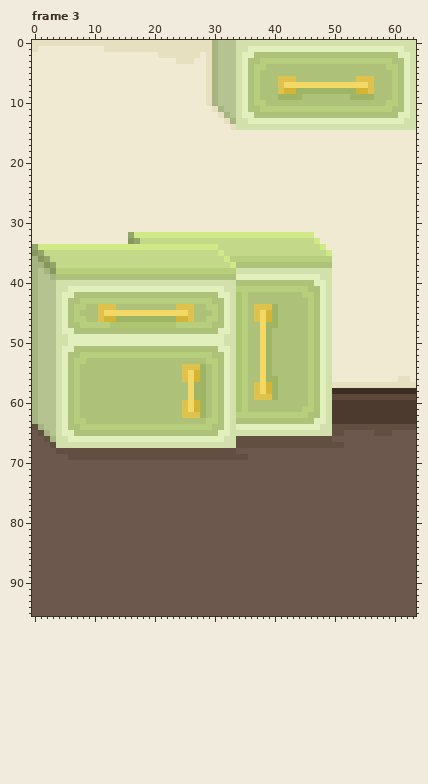
Two states of a pixel-art file, Ratones a los fogones/ASSETS/Aseprite_JER.aseprite. The picture above is the old version.
64x96 pixels, 5 frames. Colours within 5 levels of each other are drawn and written as one. Shown: frame 3. The commit also changed other frames, which this record leaves out.
After the commit:
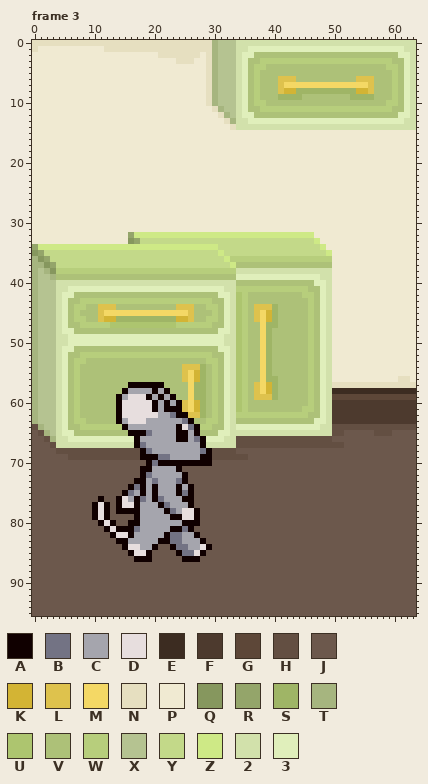
Palette (. is transparent): A #100000  B #737384  C #a5a5ad  D #e7dede  E #3c2c21  F #4d3a2e  G #5d4738  H #634f42  J #6c584c  K #d3b434  L #dec24d  M #f4d865  N #e6dfc0  P #f0ead2  Q #86975e  R #94a56a  S #9fb566  T #a6b57f  U #adc56f  V #adc178  W #b7ce7c  X #b5c391  Y #c3d989  Z #cee986  2 #d2e1ab  3 #e0efbb
From old to new:
layer "Raton" now shown
--- frame 3, layer "Raton"
@@ x 8..31 @@
 56 VVVVVVVVVVVVVVVVVLMKSVWV
-57 VVVVVVVVVVVVVVVVVVMSSVWV
-58 VVVVVVVVVVVVVVVVVVMSSVWV
-59 VVVVVVVVVVVVVVVVVVMSSVWV
-60 VVVVVVVVVVVVVVVVVLMKSVWV
-61 VVVVVVVVVVVVVVVVVLMKSVWV
-62 VVVVVVVVVVVVVVVVVLLLSVWV
-63 WVVVVVVVVVVVVVVVVVVVVWWV
-64 WWWWWWWWWWWWWWWWWWWWWWVV
-65 VVVVVVVVVVVVVVVVVVVVVVV3
-66 333333333333333333333333
-67 222222222222222222222222
-68 HHHHHHHHHHHHHHHHHHHHHHHH
-69 HHHHHHHHHHHHHHHHHHHHHHHH
-70 JJJJJJJJJJJJJJJJJJJJJJJJ
-71 JJJJJJJJJJJJJJJJJJJJJJJJ
-72 JJJJJJJJJJJJJJJJJJJJJJJJ
-73 JJJJJJJJJJJJJJJJJJJJJJJJ
-74 JJJJJJJJJJJJJJJJJJJJJJJJ
-75 JJJJJJJJJJJJJJJJJJJJJJJJ
-76 JJJJJJJJJJJJJJJJJJJJJJJJ
-77 JJJJJJJJJJJJJJJJJJJJJJJJ
-78 JJJJJJJJJJJJJJJJJJJJJJJJ
-79 JJJJJJJJJJJJJJJJJJJJJJJJ
-80 JJJJJJJJJJJJJJJJJJJJJJJJ
-81 JJJJJJJJJJJJJJJJJJJJJJJJ
-82 JJJJJJJJJJJJJJJJJJJJJJJJ
-83 JJJJJJJJJJJJJJJJJJJJJJJJ
-84 JJJJJJJJJJJJJJJJJJJJJJJJ
-85 JJJJJJJJJJJJJJJJJJJJJJJJ
-86 JJJJJJJJJJJJJJJJJJJJJJJJ
+57 VVVVVVVVAAAAAAVVVVMSSVWV
+58 VVVVVVVACCCCACAVVVMSSVWV
+59 VVVVVVACDDDACACAVVMSSVWV
+60 VVVVVVADDDDDACACALMKSVWV
+61 VVVVVVADDDDDACAAALMKSVWV
+62 VVVVVVADDDDDDCCBAALLSVWV
+63 WVVVVVACDDDCCCCCCBAVVWWV
+64 WWWWWWWACCCCCCCCADBAWWVV
+65 VVVVVVVVAAABCCCCAACAVVV3
+66 333333333ACCCCCCAACBA333
+67 222222222ABCCCCCCCCCA222
+68 HHHHHHHHHHABCCCCCCCCBAHH
+69 HHHHHHHHHHAAABBCCCCCAAHH
+70 JJJJJJJJJJJABAAAAAAAAAJJ
+71 JJJJJJJJJJAACCCCAJJJJJJJ
+72 JJJJJJJJJJABCCCCCAJJJJJJ
+73 JJJJJJJJJAACBCCCBAJJJJJJ
+74 JJJJJJJJABACACCCACAJJJJJ
+75 JJJJJJJABCACACCCABAJJJJJ
+76 JJJAJJADCABCABCCCAAJJJJJ
+77 JJADAJADDACCCABCCCAJJJJJ
+78 JJADAJAAAACCCCABCDDAJJJJ
+79 JJADAJJJJACCCCCAADDAJJJJ
+80 JJJADAJJAACCCCCCCAAAJJJJ
+81 JJJJADAAABCCCCCAABAJJJJJ
+82 JJJJJADDACCCCCABBCCAJJJJ
+83 JJJJJJAACCCCCAABBCCCAJJJ
+84 JJJJJJJADDCCAJJABBCCDAJJ
+85 JJJJJJJJADDAJJJJABBDAJJJ
+86 JJJJJJJJJAAAJJJJJAAAJJJJ
 87 JJJJJJJJJJJJJJJJJJJJJJJJ
